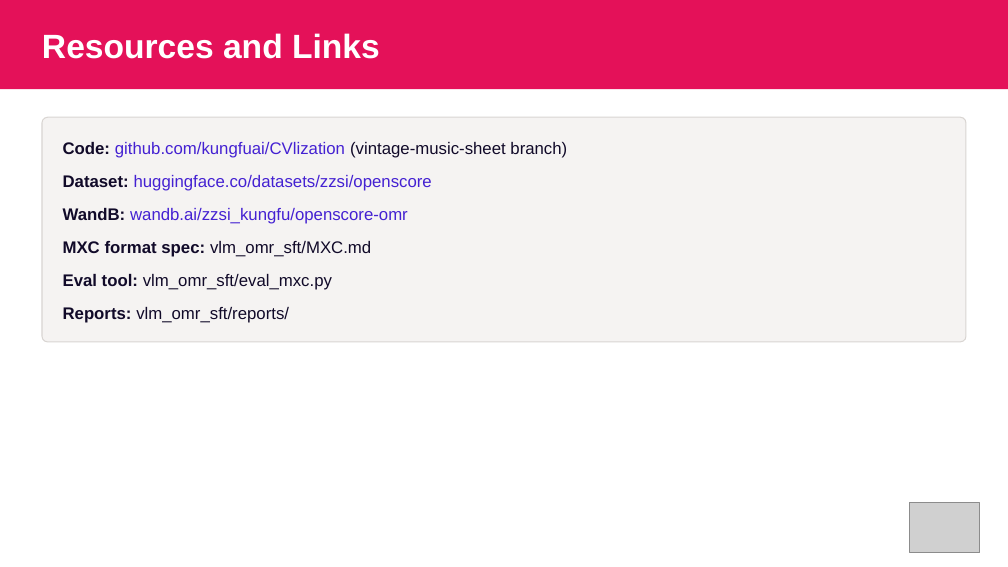
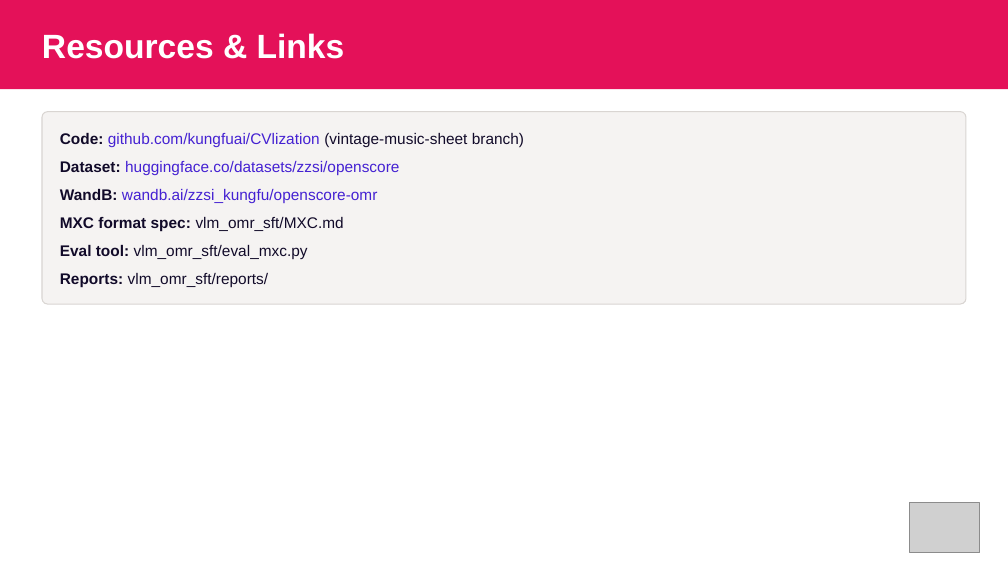
Before and after one commit to kungfuai/CVlization, a slide deck: slide 12 of examples/perception/optical_music_recognition/slides-omr-mxc/omr-mxc-results.pptx (slide 19 before the commit). Drawn at 1008x567 pixels with LibreOffice and Linux fonts; fonts in the diff are those of the drawing; grey boxes stand for pictures. Boxes give left, top, right and bottom in pixels: in the first picture for what was removed or moved away, otherwise in the second. Text is boxed around its words. In the diff, an @@ line names an element or a change of style, - is before the commit and + after.

```diff
--- a/examples/perception/optical_music_recognition/slides-omr-mxc/omr-mxc-results.pptx
+++ b/examples/perception/optical_music_recognition/slides-omr-mxc/omr-mxc-results.pptx
@@ text at box(42, 33, 345, 59): text changed @@
-Resources and Links
+Resources & Links
@@ rounded rectangle: place and size @@
-rounded rectangle at box(42, 117, 967, 342)
+rounded rectangle at box(42, 112, 967, 304)
@@ rounded rectangle at box(42, 112, 967, 304): proportions changed @@
@@ text "Code: github.com/kungfuai/CVlization (vintage-music-sheet br ...": place and size @@
-text "Code: github.com/kungfuai/CVlization (vintage-music-sheet br ..." at box(63, 142, 567, 158)
+text "Code: github.com/kungfuai/CVlization (vintage-music-sheet br ..." at box(60, 133, 524, 148)
@@ text "Dataset: huggingface.co/datasets/zzsi/openscore": place and size @@
-text "Dataset: huggingface.co/datasets/zzsi/openscore" at box(63, 175, 432, 191)
+text "Dataset: huggingface.co/datasets/zzsi/openscore" at box(60, 161, 399, 175)
@@ text "WandB: wandb.ai/zzsi_kungfu/openscore-omr": place and size @@
-text "WandB: wandb.ai/zzsi_kungfu/openscore-omr" at box(63, 208, 408, 224)
+text "WandB: wandb.ai/zzsi_kungfu/openscore-omr" at box(60, 189, 378, 203)
@@ text "MXC format spec: vlm_omr_sft/MXC.md": place and size @@
-text "MXC format spec: vlm_omr_sft/MXC.md" at box(63, 241, 371, 257)
+text "MXC format spec: vlm_omr_sft/MXC.md" at box(60, 217, 344, 232)
@@ size 12 to 11 pt; less space between paragraphs in 5 elements at box(60, 133, 524, 148), box(60, 161, 399, 175), box(60, 189, 378, 203), box(60, 217, 344, 232), box(60, 245, 308, 259) @@
@@ text "Eval tool: vlm_omr_sft/eval_mxc.py": place and size @@
-text "Eval tool: vlm_omr_sft/eval_mxc.py" at box(63, 274, 332, 290)
+text "Eval tool: vlm_omr_sft/eval_mxc.py" at box(60, 245, 308, 259)
@@ text "Reports: vlm_omr_sft/reports/": place and size @@
-text "Reports: vlm_omr_sft/reports/" at box(63, 307, 289, 323)
+text "Reports: vlm_omr_sft/reports/" at box(60, 273, 269, 288)
@@ text "Reports: vlm_omr_sft/reports/" at box(60, 273, 269, 288): size 12 to 11 pt @@
```
Also in this commit, not shown: 8 other slides changed, 7 slides removed, 31 other files.
